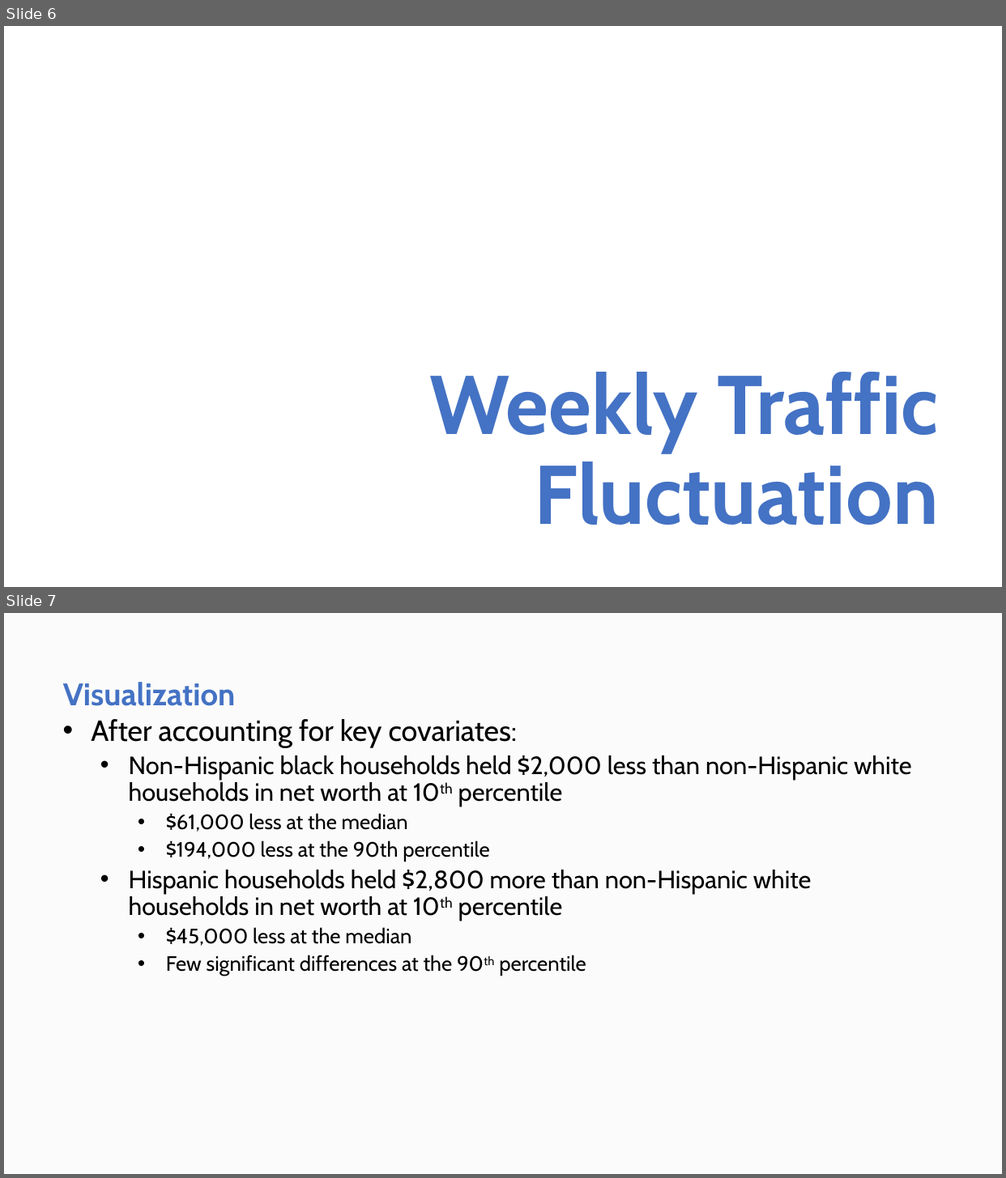
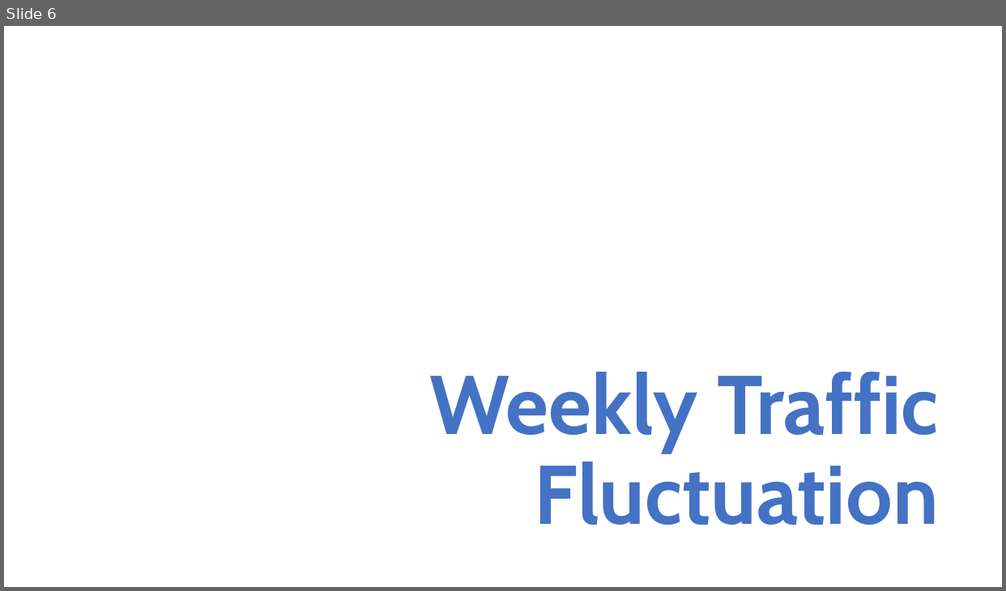
Before and after one commit to ContextLab/storytelling-with-data, a slide deck: data-stories/uber-nyc/UBER Presentation.pptx. Shown one above the other, each under a label of ours: slides 6 and 7 before the commit, slide 6 after it. The pictures are 1006x1178 and 1006x591 pixels, drawn with LibreOffice and Linux fonts; fonts in the diff are those of the drawing. Boxes give left, top, right and bottom in pixels: in the first picture for what was removed or moved away, otherwise in the second. Text is boxed around its words. In the diff, an @@ line names an element or a change of style, - is before the commit and + after.

```diff
--- a/data-stories/uber-nyc/UBER Presentation.pptx
+++ b/data-stories/uber-nyc/UBER Presentation.pptx
@@ slide 7 removed at <box>4,613,1002,1174</box>, background #FBFBFB @@
@@ title removed at <box>63,682,236,706</box> @@
-Visualization
@@ text removed at <box>91,719,912,976</box> @@
-• After accounting for key covariates:
-  • Non-Hispanic black households held $2,000 less than non-Hispanic white households in net worth at 10th percentile
-    • $61,000 less at the median
-    • $194,000 less at the 90th percentile
-  • Hispanic households held $2,800 more than non-Hispanic white households in net worth at 10th percentile
-    • $45,000 less at the median
-    • Few significant differences at the 90th percentile
```
Also in this commit, not shown: 2 slides changed, 3 slides added.
